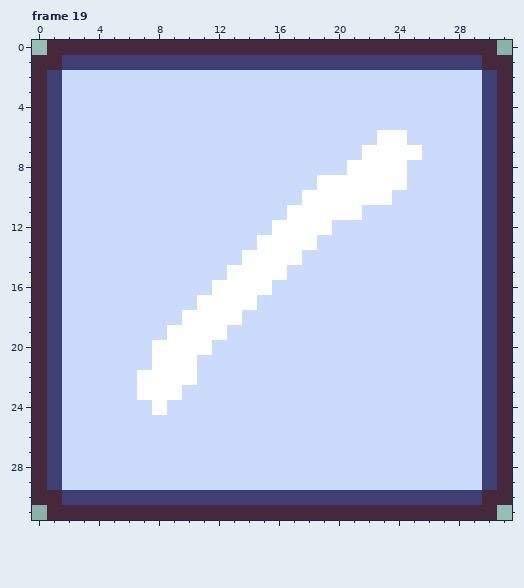
One commit to this pixel-art file: assets/icons.aseprite. Above is the file before it was changed.
32x32 pixels, 39 frames. Colours within 5 levels of each other are drawn and written as one. Shown: frame 19. The commit also changed other frames, which this record leaves out.
And afterwards:
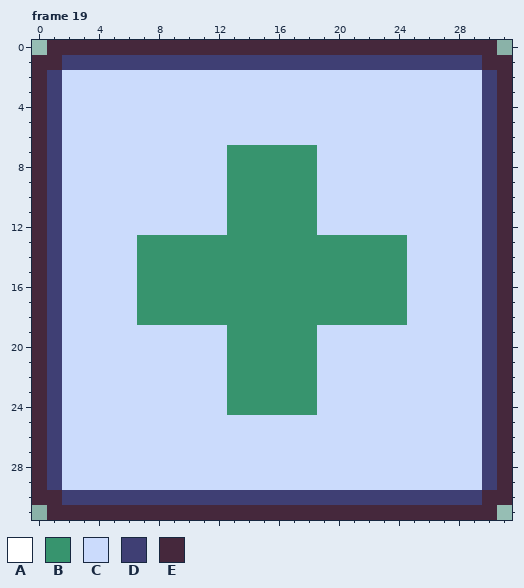
Palette (. is transparent): A #ffffff  B #37946e  C #cbdbfc  D #3f3f74  E #45283c
Changes in this commit:
Frame 19, layer "Layer 1":
The edit turns colour A into colour B in row 10 at x 18; in row 11 at x 17 to 18; in row 12 at x 16 to 18; in row 13 at x 15 to 18; in row 14 at x 14 to 17; in row 15 at x 13 to 16.
The edit turns colour A into colour B in row 16 at x 12 to 15; in row 17 at x 11 to 14; in row 18 at x 10 to 13.
The edit turns colour C into colour B in rows 7 to 9 at x 13 to 18; in row 10 at x 13 to 17; in row 11 at x 13 to 16; in row 12 at x 13 to 15; in row 13 at x 7 to 14 and 19 to 24; in row 14 at x 7 to 13 and 18 to 24.
The edit turns colour C into colour B in row 15 at x 7 to 12 and 17 to 24; in row 16 at x 7 to 11 and 16 to 24; in row 17 at x 7 to 10 and 15 to 24; in row 18 at x 7 to 9 and 14 to 24; in rows 19 to 24 at x 13 to 18.
The edit turns colour A into colour C in row 6 at x 23 to 24; in row 7 at x 22 to 25; in row 8 at x 21 to 24; in row 9 at x 19 to 24; in row 10 at x 19 to 23; in row 11 at x 19 to 21.
The edit turns colour A into colour C in row 12 at x 19; in row 19 at x 9 to 12; in row 20 at x 8 to 11; in row 21 at x 8 to 10; in row 22 at x 7 to 10; in row 23 at x 7 to 9.
The edit turns colour A into colour C in row 24 at x 8.
Boxes around the changes in both pictures, in picture pixels (x1, y1, x2, y2):
changed: (137, 130, 422, 415)
